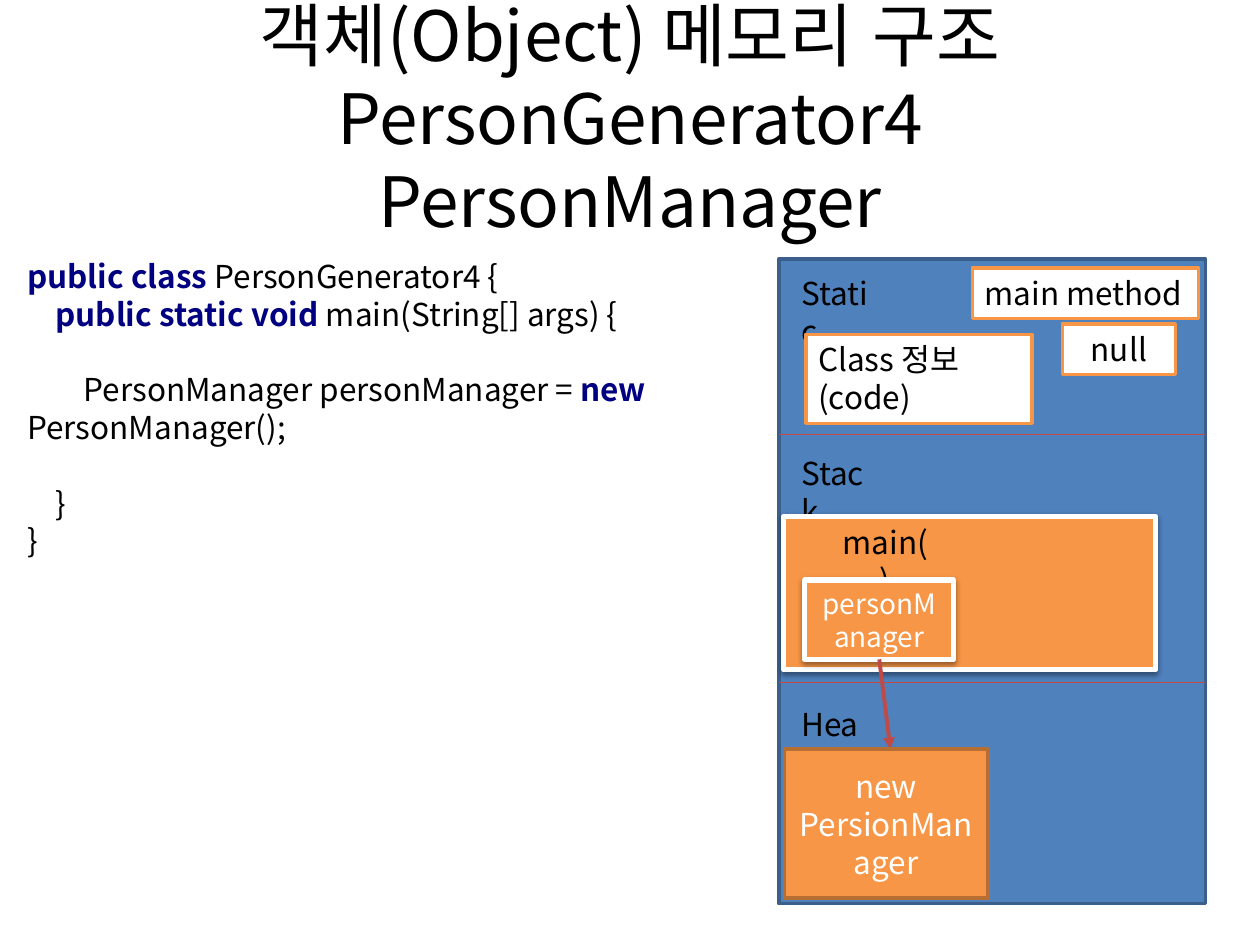
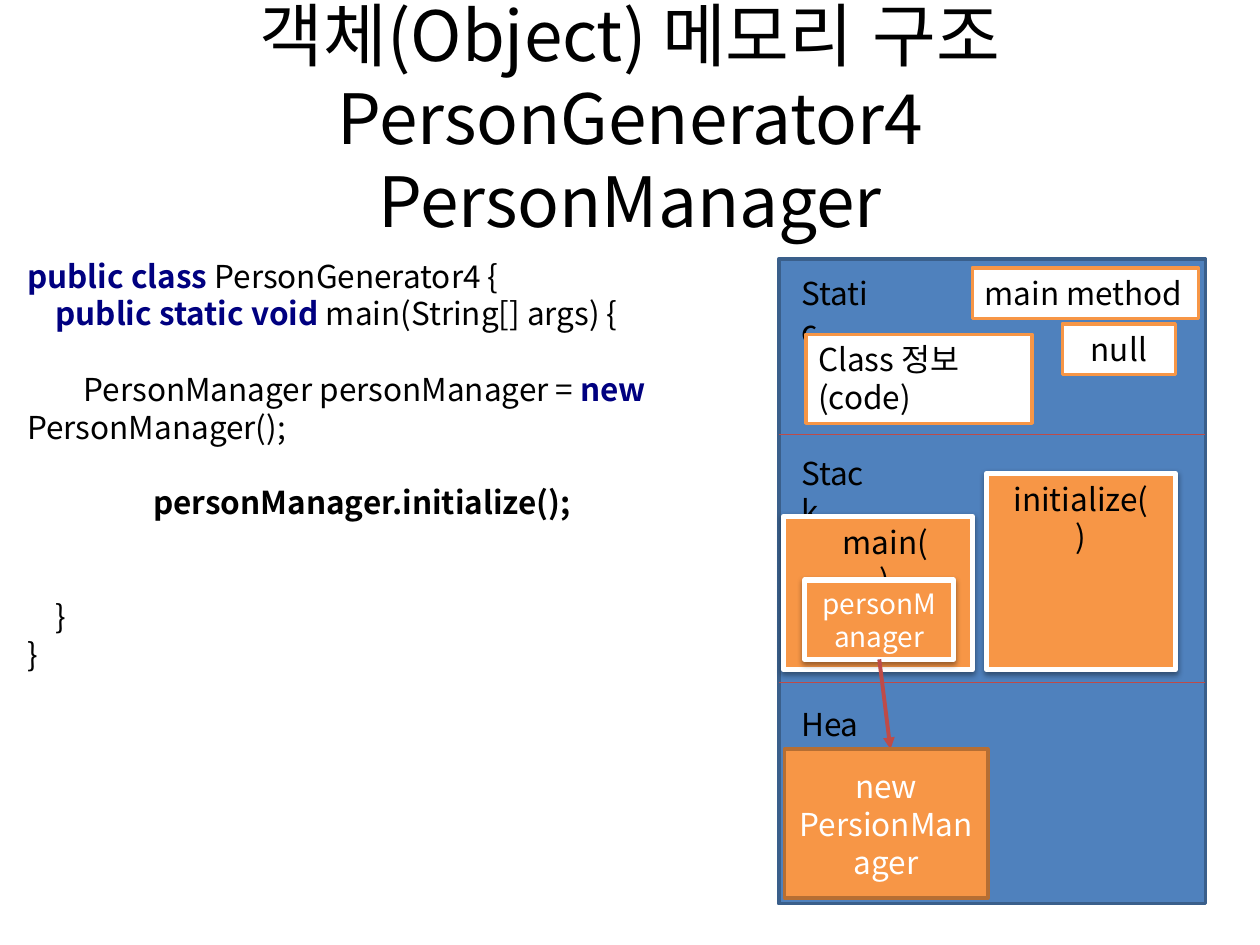
Before and after one commit to terdong/JavaStudyForAcademyStudent2, a slide deck: slide 35 of ppt/day7_day8__day9_Class.pptx. Drawn at 1260x945 pixels with LibreOffice and Linux fonts; fonts in the diff are those of the drawing. Boxes give left, top, right and bottom in pixels: in the first picture for what was removed or moved away, otherwise in the second. Text is boxed around its words. In the diff, an @@ line names an element or a change of style, - is before the commit and + after.

```diff
--- a/ppt/day7_day8__day9_Class.pptx
+++ b/ppt/day7_day8__day9_Class.pptx
@@ text at (x1=27, y1=262, x2=647, y2=522): text changed @@
-public class PersonGenerator4 {
-public static void main(String[] args) {
-PersonManager personManager = new PersonManager();
-}
-}
+public class PersonGenerator4 {
+public static void main(String[] args) {
+PersonManager personManager = new PersonManager();
+personManager.initialize();
+}
+}
@@ rectangle added at (x1=987, y1=474, x2=1176, y2=670), fill #F79646, outline #FFFFFF 3 pt @@
@@ text added at (x1=1013, y1=485, x2=1148, y2=517), 18 pt, text #000000 @@
+initialize()
@@ rectangle resized from (x1=784, y1=517, x2=1157, y2=670) to (x1=784, y1=517, x2=973, y2=670) @@
```
Also in this commit, not shown: 1 other slide changed, 5 slides added, 7 other files.
